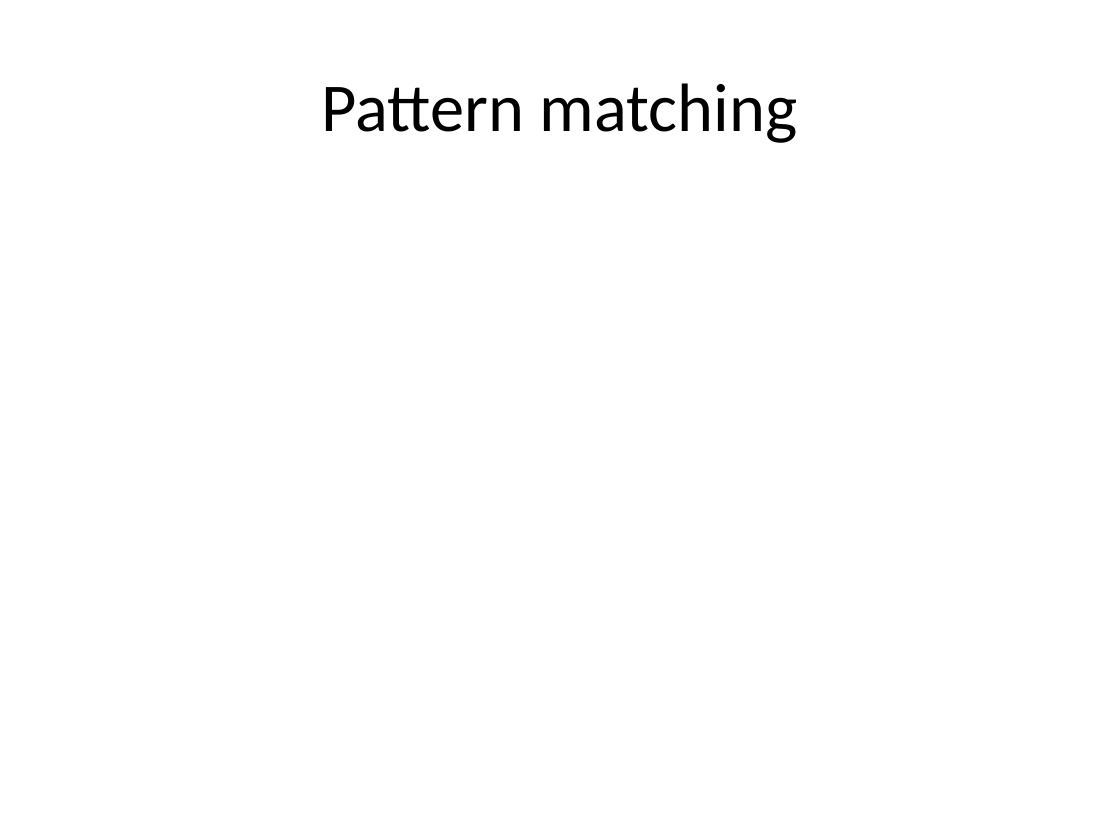
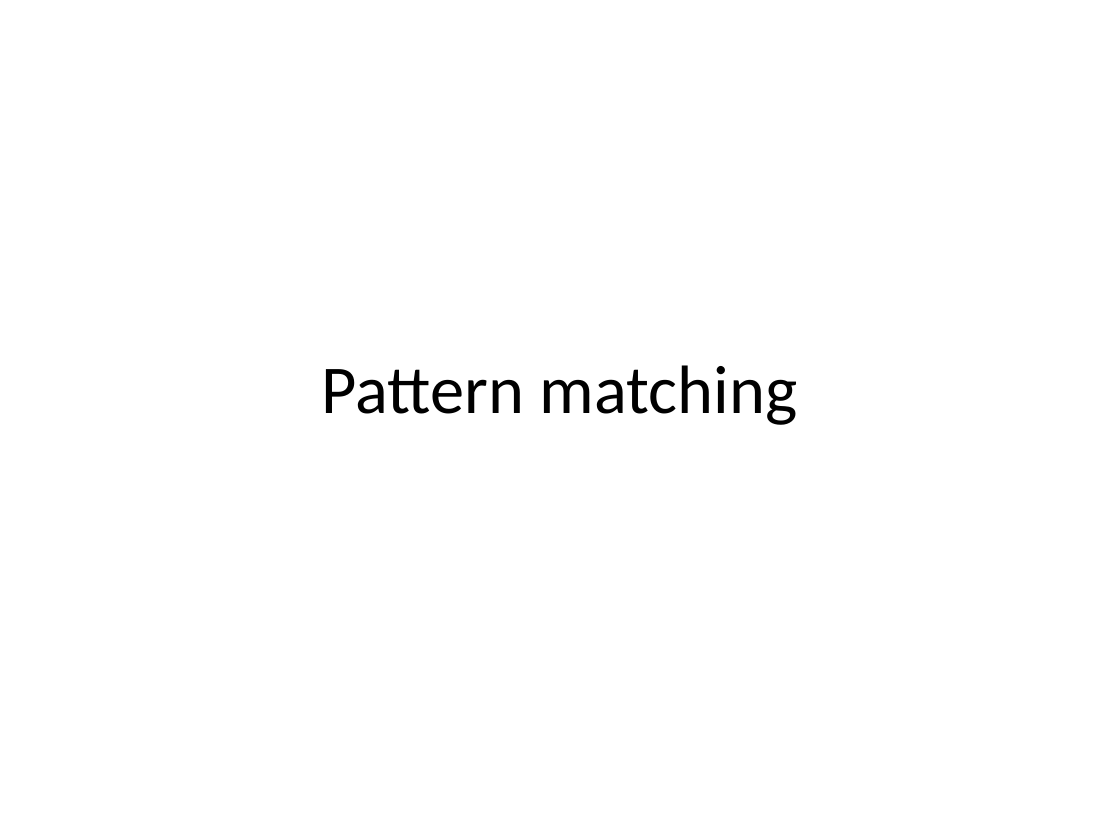
Before and after one commit to texhad3op/ErlangIntro, a slide deck: slide 6 of ErlangIntro.pptx. Drawn at 1120x840 pixels with LibreOffice and Linux fonts; fonts in the diff are those of the drawing. Boxes give left, top, right and bottom in pixels: in the first picture for what was removed or moved away, otherwise in the second. Text is boxed around its words. In the diff, an @@ line names an element or a change of style, - is before the commit and + after.

```diff
--- a/ErlangIntro.pptx
+++ b/ErlangIntro.pptx
@@ text "Pattern matching": place and size @@
-text "Pattern matching" at <box>322,83,798,143</box>
+text "Pattern matching" at <box>322,365,798,425</box>
@@ text "Pattern matching" at <box>322,365,798,425</box>: more space between paragraphs; vertical alignment middle to top @@
```
Also in this commit, not shown: 4 other slides changed.
